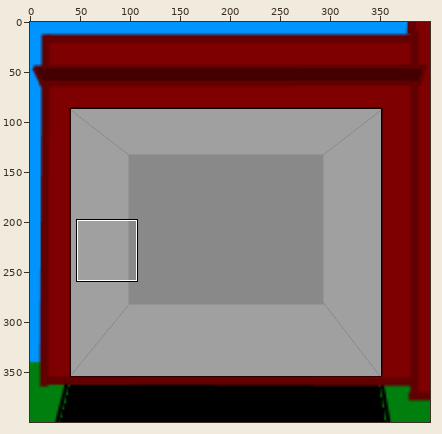
Sprite sheet -- assets/garage.png. Above: a wide view before the commit, with the close-up outlined.
Close-up. As it was:
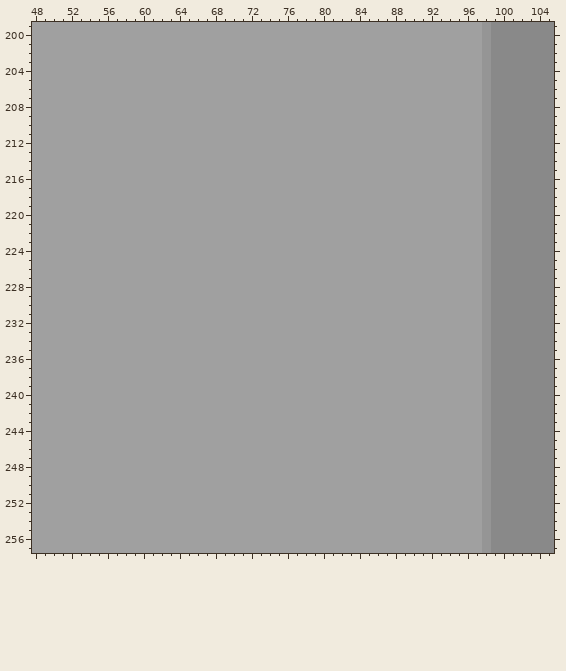
The file is 400x400 pixels. Colours within 5 levels of each other are drawn and written as one. Shown: x 48..105, y 199..257.
Now the later version:
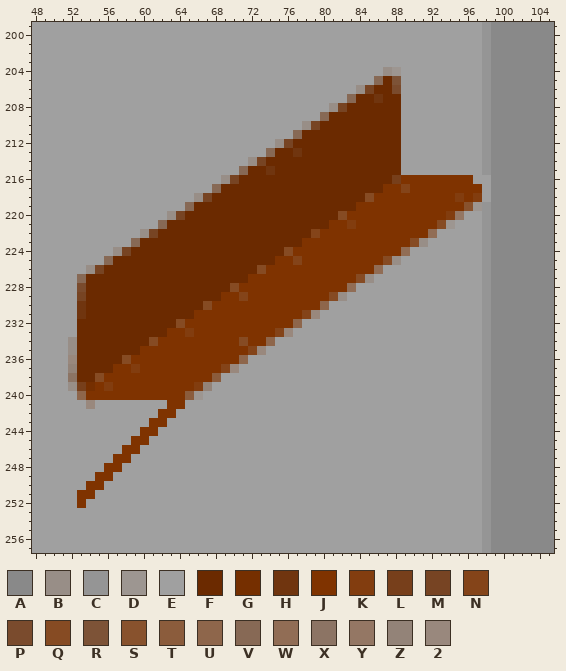
Palette (. is transparent): A #898989  B #988e87  C #959595  D #9d9691  E #a0a0a0  F #6b2a00  G #752f00  H #70350f  J #7f3300  K #823d0f  L #773f1b  M #774423  N #844419  P #7a4b2d  Q #864b23  R #7d5337  S #88522d  T #8b5c3c  U #8e664b  V #876955  W #916d55  X #8c7464  Y #947764  Z #938378  2 #99887d
The exact change:
Changed rows in their new state; - is an unchanged pixel.
first column x 52:
204 -----------------------------------BD----------
205 ----------------------------------VFR----------
206 --------------------------------BMFFP----------
207 -------------------------------VFFHFF----------
208 -----------------------------BMFFFFFF----------
209 ----------------------------VFFFFFFFF----------
210 --------------------------BMFFFFFFFFF----------
211 -------------------------VFFFFFFFFFFF----------
212 -----------------------BMFFFFFFFFFFFF----------
213 ----------------------VFFHFFFFFFFFFFF----------
214 --------------------BMFFFFFFFFFFFFFFF----------
215 -------------------VFFHFFFFFFFFFFFFFF----------
216 -----------------BMFFFFFFFFFFFFFFFFFLJJJJJJJJ-E
217 ----------------VFFFFFFFFFFFFFFFFFFJJNJJJJJJJJE
218 --------------BMFFFFFFFFFFFFFFFFFQJJJJJJJJJKJKE
219 -------------VFFFFFFFFFFFFFFFFFFJJJJJJJJJJJJSD-
220 -----------BMFFFFFFFFFFFFFFFFFQJJJJJJJJJJJKY---
221 ----------VFFFFFFFFFFFFFFFFFFJJKJJJJJJJJJQD----
222 --------BMFFFFFFFFFFFFFFFFFNJJJJJJJJJJJJW------
223 -------VFFFFFFFFFFFFFFFFFFJJJJJJJJJJJJQB-------
224 -----BMFFFFFFFFFFFFFFFFFQJJJJJJJJJJJJW---------
225 ----VFFFFFFFFFFFFFFFFFFJJNJJJJJJJJJQB----------
226 --BMFFFFFFFFFFFFFFFFFQJJJJJJJJJJJJW------------
227 -VFFFFFFFFFFFFFFFFFFJJJJJJJJJJJJQB-------------
228 -PFFFFFFFFFFFFFFFFQJJJJJJJJJJJJW---------------
229 -MFFFFFFFFFFFFFFFJJNJJJJJJJJJQB----------------
230 -HFFFFFFFFFFFFFQJJJJJJJJJJJJU------------------
231 -HFFFFFFFFFFFFJJJJJJJJJJJJN2-------------------
232 -FFFFFFFFFFFQJJJJJJJJJJJJU---------------------
233 -FFFFFFFFFFJJKJJJJJJJJJN2----------------------
234 BFFFFFFFFQJJJJJJJJJQJJU------------------------
235 BFFFFFFFJJJJJJJJJJJJN2-------------------------
236 2FFFFFQJJJJJJJJJJJJU---------------------------
237 ZFFFFJJKJJJJJJJJJN2----------------------------
238 XFFQJJJJJJJJJJJJT------------------------------
239 BLGJKJJJJJJJJJKZ-------------------------------
240 -UJJJJJJJJJJJTD--------------------------------
241 --2--------JJ----------------------------------
242 ----------JJ-----------------------------------
243 ---------JJ------------------------------------
244 --------JJ-------------------------------------
245 -------JJ--------------------------------------
246 ------JJ---------------------------------------
247 -----JJ----------------------------------------
248 ----JJ-----------------------------------------
249 ---JJ------------------------------------------
250 --JJ-------------------------------------------
251 -JJ--------------------------------------------
252 -J---------------------------------------------
